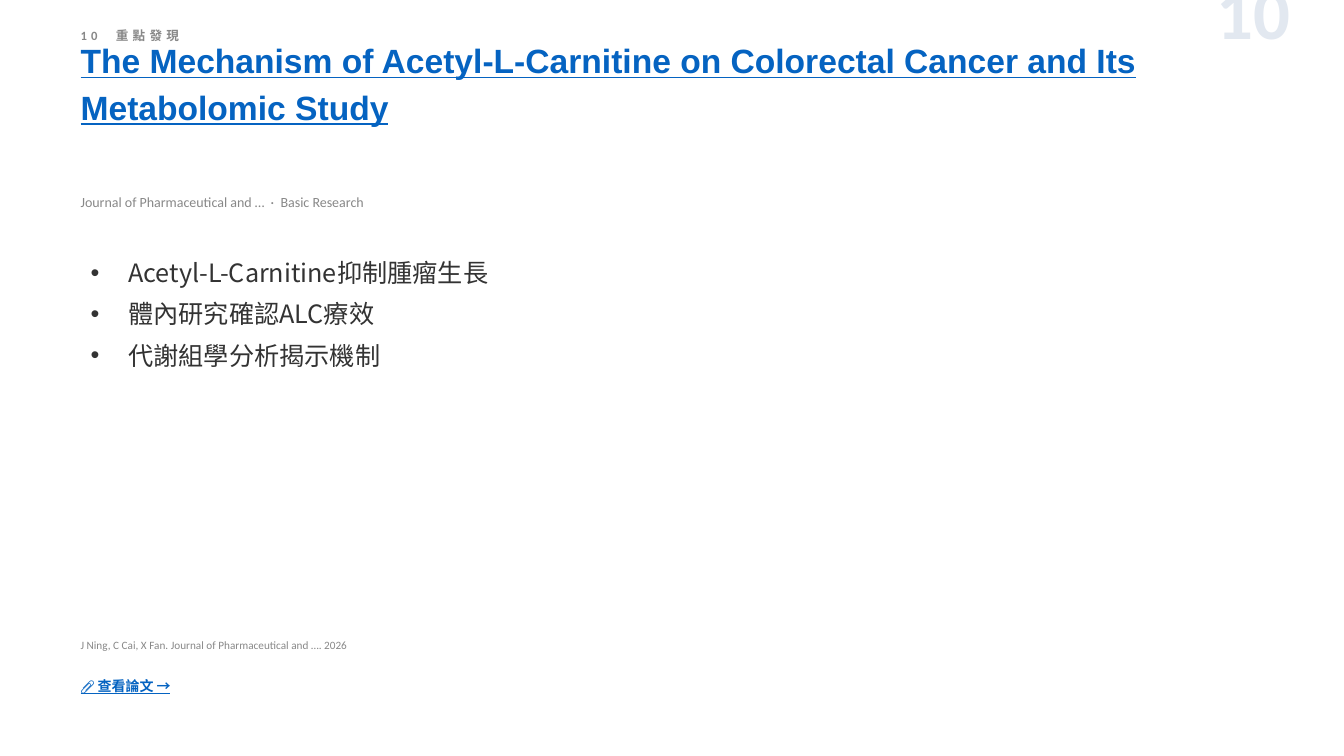
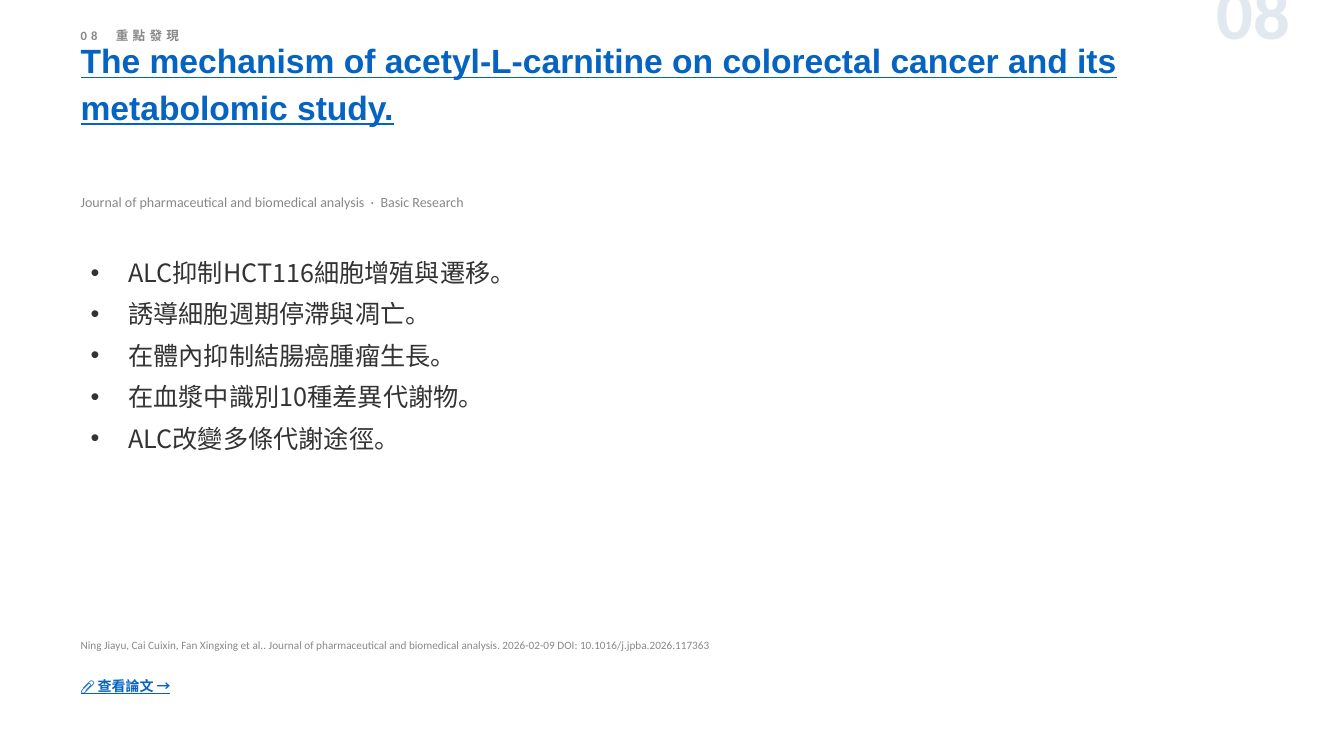
Before and after one commit to jejenhu-maker/colorectal-weekly-digest, a slide deck: slide 10 of docs/digest-zh.pptx (slide 12 before the commit). Drawn at 1344x756 pixels with LibreOffice and Linux fonts; fonts in the diff are those of the drawing. Boxes give left, top, right and bottom in pixels: in the first picture for what was removed or moved away, otherwise in the second. Text is boxed around its words. In the diff, an @@ line names an element or a change of style, - is before the commit and + after.

```diff
--- a/docs/digest-zh.pptx
+++ b/docs/digest-zh.pptx
@@ text at (x1=81, y1=29, x2=179, y2=41): text changed @@
-10 重點發現
+08 重點發現
@@ text at (x1=1008, y1=10, x2=1291, y2=10): text changed @@
-10
+08
@@ text at (x1=81, y1=48, x2=1116, y2=127): text changed @@
-The Mechanism of Acetyl-L-Carnitine on Colorectal Cancer and Its Metabolomic Study
+The mechanism of acetyl-L-carnitine on colorectal cancer and its metabolomic study.
@@ text at (x1=81, y1=197, x2=463, y2=209): text changed @@
-Journal of Pharmaceutical and … · Basic Research
+Journal of pharmaceutical and biomedical analysis · Basic Research
@@ text at (x1=128, y1=261, x2=515, y2=450): text changed @@
-• Acetyl-L-Carnitine抑制腫瘤生長
-• 體內研究確認ALC療效
-• 代謝組學分析揭示機制
+• ALC抑制HCT116細胞增殖與遷移。
+• 誘導細胞週期停滯與凋亡。
+• 在體內抑制結腸癌腫瘤生長。
+• 在血漿中識別10種差異代謝物。
+• ALC改變多條代謝途徑。
@@ text at (x1=81, y1=641, x2=709, y2=651): text changed @@
-J Ning, C Cai, X Fan. Journal of Pharmaceutical and …. 2026
+Ning Jiayu, Cai Cuixin, Fan Xingxing et al.. Journal of pharmaceutical and biomedical analysis. 2026-02-09 DOI: 10.1016/j.jpba.2026.117363
```
Also in this commit, not shown: 11 other slides changed, 2 slides added, 2 slides removed, 2 other files.
